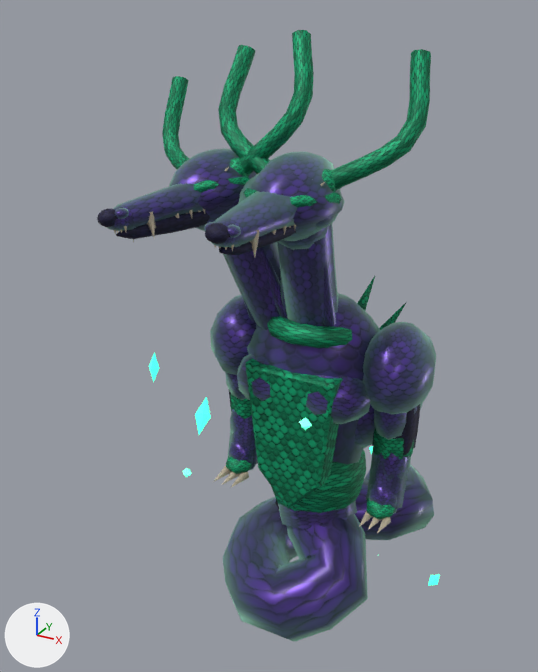
The glTF model glb/low/elite-nv-1-20/enemy-elite-twin-head-amphisbaena_low.glb: old version first, new version second.
Before and after are seen from a camera (50 mm lens) standing at (1.64, -3.58, 3.45) and looking at (-0.35, 0.04, 1.64). The axes (+X, +Y, +Z) are drawn at lower left. The lights are the same throughout. The older version comes first. Where no turn or scale is listed for an object, it has been applied to the vertices. Vertices at exactly the same position are counted once.

In view in the first picture: 'Mesh_6', 'Runic_Shard_0', 'Runic_Shard_1', 'Runic_Shard_2', 'Runic_Shard_3', 'Skinned_Unified_Mat_PrimarySurface', 'Skinned_Unified_Mat_SecondaryScalesOrTrim', 'Skinned_Unified_Mat_UnderbodyHide' and 5 more.
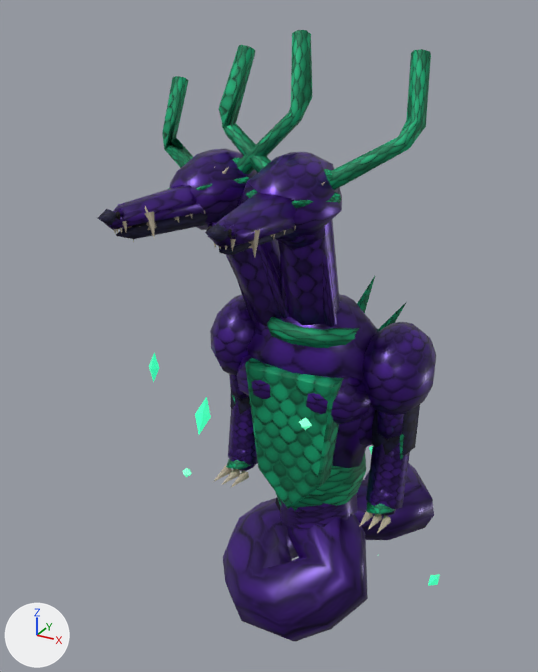
Boxes [x1, y1, x2, y2] around the edits, measured in the pictures (538 x 672 px):
'Skinned_Unified_Mat_PrimarySurface', surface changed, reshaped
    before: [107, 148, 436, 642]
    after: [104, 148, 436, 642]
'Skinned_Unified_Mat_SecondaryScalesOrTrim', reshaped
    before: [162, 30, 431, 520]
    after: [162, 30, 431, 514]
'Runic_Shard_1', surface changed (cyan to green)
    both: [195, 397, 211, 434]
'Runic_Shard_2', surface changed (cyan to green)
    both: [149, 352, 159, 382]
'Mesh_3.001', moved (not visible before)
    after: [222, 469, 240, 484]
'Mesh_3', moved (not visible before)
    after: [213, 465, 232, 482]
'Runic_Shard_0', surface changed
    both: [428, 574, 440, 586]
'Runic_Shard_3', surface changed
    both: [369, 446, 373, 454]
part 1 of me_mesh_8, cut back (blue)
    before: [107, 148, 432, 607]
part 2 of me_mesh_9, deleted (green)
    before: [162, 30, 431, 207]
part 3 of me_mesh_9, deleted
    before: [226, 316, 414, 520]

Patch to the scene script:
```diff
--- a/glb/low/elite-nv-1-20/enemy-elite-twin-head-amphisbaena_low.glb.py
+++ b/glb/low/elite-nv-1-20/enemy-elite-twin-head-amphisbaena_low.glb.py
@@ mat_mat_runicemissive @@
 n0 = _N.new('ShaderNodeBsdfPrincipled'); n0.name = 'Principled BSDF'
 n0.inputs[27].default_value = (0.0343, 0.651, 0.319, 1.0)  # 'Emission Color', green #34d399
-n0.inputs[28].default_value = 2.6  # 'Emission Strength'
+n0.inputs[28].default_value = 1.0  # 'Emission Strength'
 n1 = _N.new('ShaderNodeOutputMaterial'); n1.name = 'Material Output'
@@ mat_mat_primarysurface @@
 mat_mat_primarysurface = bpy.data.materials.new('Mat_PrimarySurface')
-# nodes: BsdfPrincipled, Mapping, Mix x2, OutputMaterial, TexImage, UVMap, VertexColor
-# colours: green #91d0b1, purple #4c1d95, mixed with the vertex colours
+# nodes: BsdfPrincipled, Mix x2, OutputMaterial, TexImage, VertexColor
+# colours: purple #4c1d95, mixed with the vertex colours
 # uses the picture img_image_0
@@ me_mesh_8 @@
 # used by ob_skinned_unified_mat_primarysurface; location = (0.0, 0.0, 0.0)
-me_mesh_8.from_pydata(...)  # 4136 vertices, 7656 faces; spans x -0.74..0.68, y -1.06..1.3, z -0.17..2.81
+me_mesh_8.from_pydata(...)  # 1473 vertices, 2321 faces; spans x -0.74..0.68, y -1.06..1.3, z -0.17..2.81
+# me_mesh_8 part 1: 4 vertices moved within x -0.63..0.1, y -0.49..-0.41, z 2.61..2.68; 2663 vertices removed from x -0.72..0.6, y -1.04..1.2, z -0.15..2.81
 me_mesh_8.materials.append(mat_mat_primarysurface)
@@ me_mesh_9 @@
 # used by ob_skinned_unified_mat_secondaryscalesortrim; location = (0.0, 0.0, 0.0)
-me_mesh_9.from_pydata(...)  # 1340 vertices, 2412 faces; spans x -1.08..0.6, y -0.88..0.31, z 0.53..3.35
+me_mesh_9.from_pydata(...)  # 554 vertices, 840 faces; spans x -1.08..0.6, y -0.88..0.31, z 0.53..3.35
+# me_mesh_9 part 2: 479 vertices removed from x -1.08..0.56, y -0.6..0.2, z 2.5..3.27
+# me_mesh_9 part 3: 307 vertices removed from x -0.6..0.6, y -0.26..0.28, z 0.73..1.9
 me_mesh_9.materials.append(mat_mat_secondaryscalesortrim)
@@ ob_mesh_3 @@
 ob_mesh_3 = bpy.data.objects.new('Mesh_3', me_mesh_3)
-ob_mesh_3.parent = ob_elemental_breath_cone
+ob_mesh_3.parent = ob_weapon_leap_fang_bite
 ob_mesh_3.location = (0.11, -0.08, 0.22)
@@ ob_mesh_3_001 @@
 ob_mesh_3_001 = bpy.data.objects.new('Mesh_3.001', me_mesh_3)
-ob_mesh_3_001.parent = ob_elemental_breath_cone
+ob_mesh_3_001.parent = ob_weapon_leap_fang_bite
 ob_mesh_3_001.location = (0.1, -0.08, -0.22)
@@ ob_mesh_6 @@
-ob_mesh_6 = bpy.data.objects.new('Mesh_6', me_mesh_6)
+ob_mesh_6 = bpy.data.objects.new('Mesh_6', me_mesh_3)
 ob_mesh_6.parent = ob_weapon_leap_fang_bite
```
